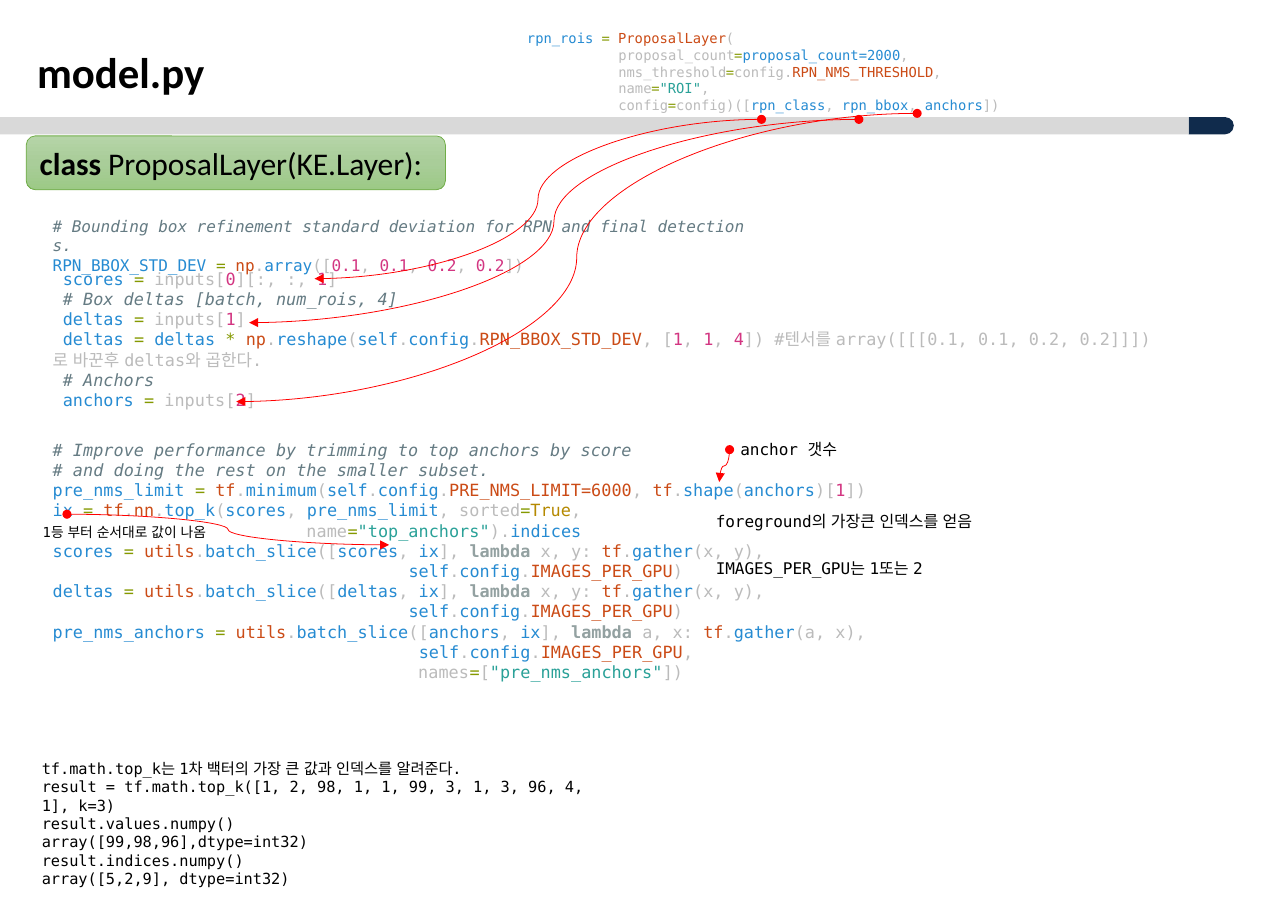
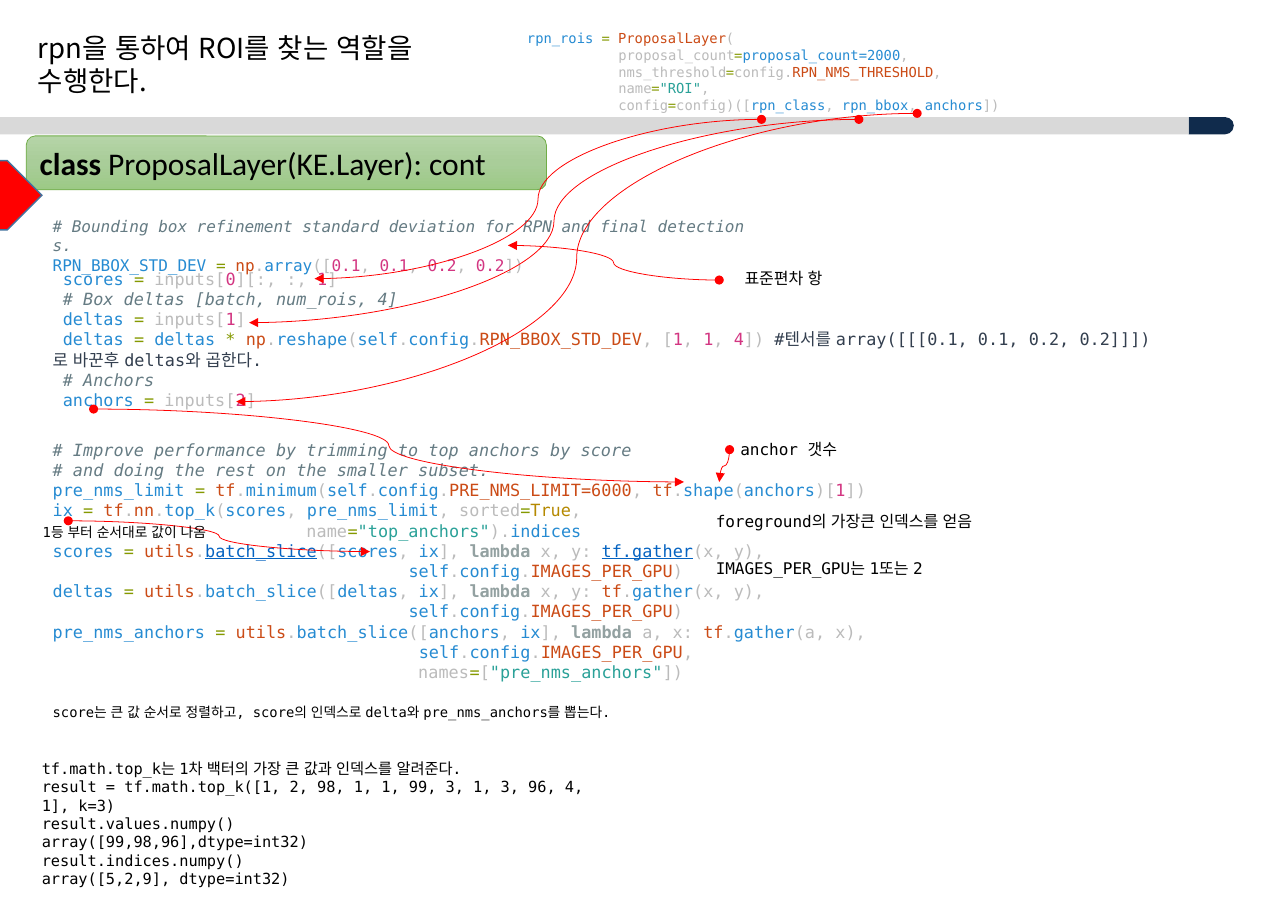
Before and after one commit to ksyoon70/Mask-RCNN-TF2, a slide deck: slide 26 of Masked-RCNN_분석_V1.0.pptx (slide 24 before the commit). Drawn at 1288x911 pixels with LibreOffice and Linux fonts; fonts in the diff are those of the drawing; background and template pictures are left out. Boxes give left, top, right and bottom in pixels: in the first picture for what was removed or moved away, otherwise in the second. Text is boxed around its words. In the diff, an @@ line names an element or a change of style, - is before the commit and + after.

```diff
--- a/Masked-RCNN_분석_V1.0.pptx
+++ b/Masked-RCNN_분석_V1.0.pptx
@@ text at (38, 35, 412, 94): text changed; size 28 to 18 pt; font Calibri to Noto Sans CJK KR; bold off @@
-model.py
+rpn을 통하여 ROI를 찾는 역할을 수행한다.
@@ rounded rectangle "class ProposalLayer(KE.Layer): cont": place and size @@
-rounded rectangle "class ProposalLayer(KE.Layer): cont" at (26, 136, 445, 190)
+rounded rectangle "class ProposalLayer(KE.Layer): cont" at (26, 136, 546, 190)
@@ pentagon arrow added at (0, 161, 42, 230), fill #FF0000, outline #43739E 1 pt @@
@@ text in rounded rectangle at (40, 152, 485, 180): text changed @@
-class ProposalLayer(KE.Layer):
+class ProposalLayer(KE.Layer): cont
@@ curved double arrow added from (719, 280) to (508, 246), #FF0000 0.5 pt @@
@@ text added at (745, 270, 823, 286), 10.5 pt, text #000000 @@
+표준편차 항
@@ text at (53, 332, 1151, 368): text colour #BBBBBB to #333F50 in "#텐서를 array([[[0.1, 0.1, 0.2, 0.2]]]) 로 바꾼후 ..." @@
@@ curved double arrow added from (94, 409) to (684, 481), #FF0000 0.5 pt @@
@@ curved double arrow moved from (67, 515) - (389, 545) to (68, 521) - (370, 552) @@
@@ text at (53, 544, 764, 561): text colour #268BD2 to #0563C1, underline on in "utils.batch_slice([scores, tf.gather(x,"; text colour #CB4B16 to #0563C1, text colour #BBBBBB to #0563C1 in "tf.gather(x," @@
@@ text added at (53, 705, 610, 721), 9 pt, text #000000 @@
+score는 큰 값 순서로 정렬하고, score의 인덱스로 delta와 pre_nms_anchors를 뽑는다.
```
Also in this commit, not shown: 24 other slides changed, 12 slides added, 3 slides removed, 2 other files.
